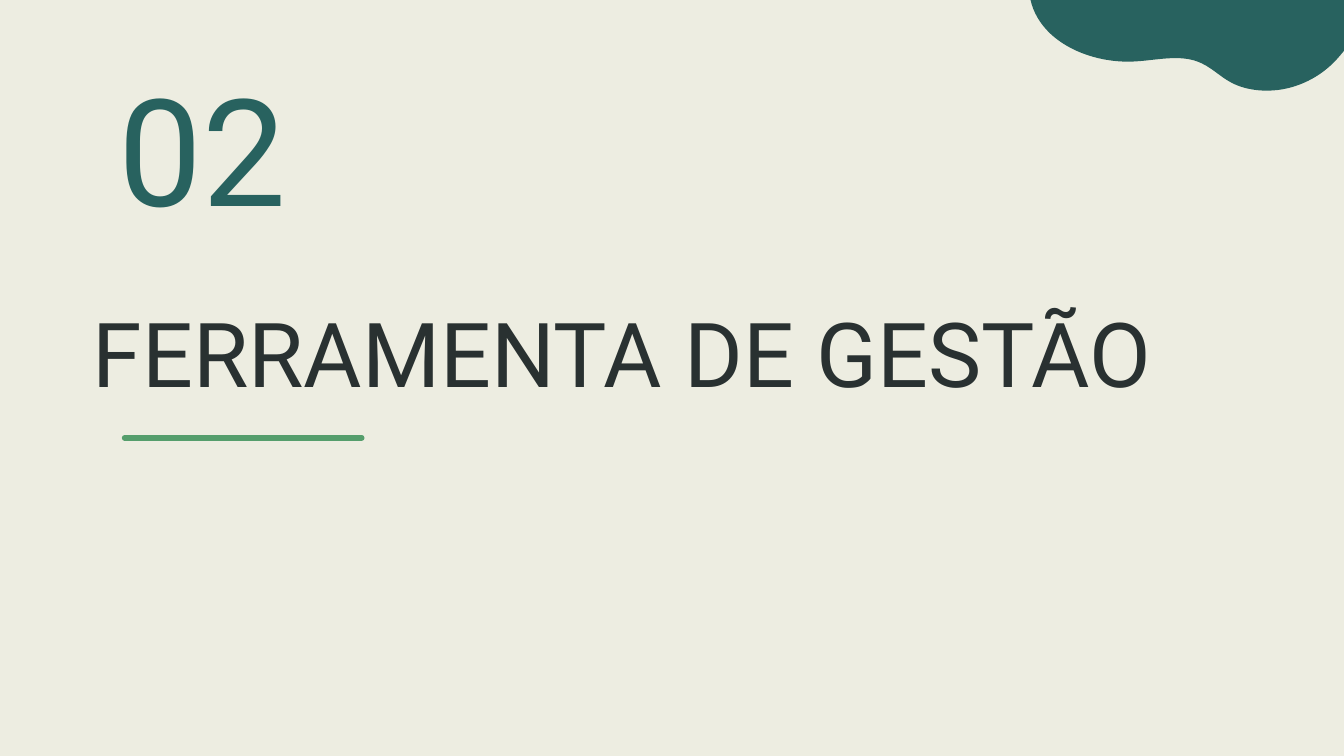
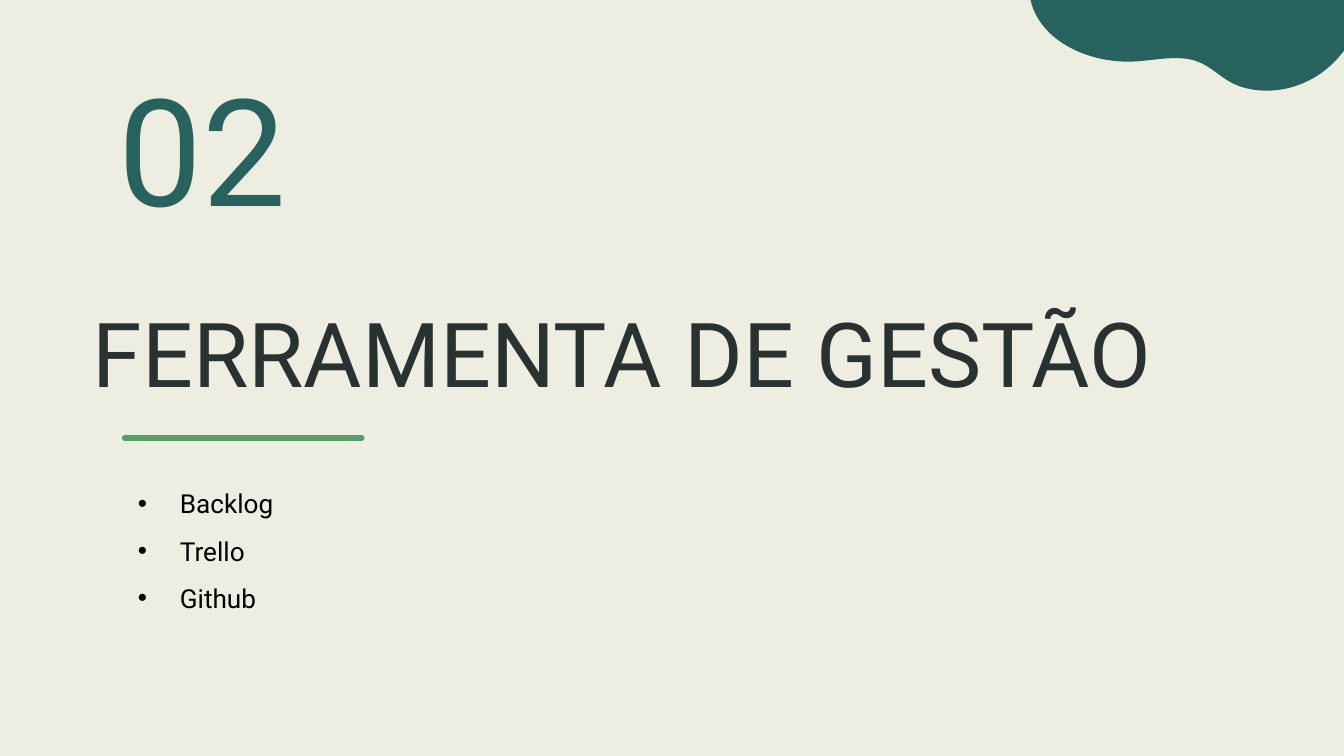
Before and after one commit to MaikonDsGomes/Sprint-2, a slide deck: slide 8 of documentacao/Apresentacao_smartBin.pptx. Drawn at 1344x756 pixels with LibreOffice and Linux fonts; fonts in the diff are those of the drawing. Boxes give left, top, right and bottom in pixels: in the first picture for what was removed or moved away, otherwise in the second. Text is boxed around its words. In the diff, an @@ line names an element or a change of style, - is before the commit and + after.

```diff
--- a/documentacao/Apresentacao_smartBin.pptx
+++ b/documentacao/Apresentacao_smartBin.pptx
@@ text added at [180, 493, 273, 609], 14 pt, text #000000 @@
+• Backlog
+• Trello
+• Github
```
Also in this commit, not shown: 4 other slides changed, 2 slides added, 4 slides removed.
